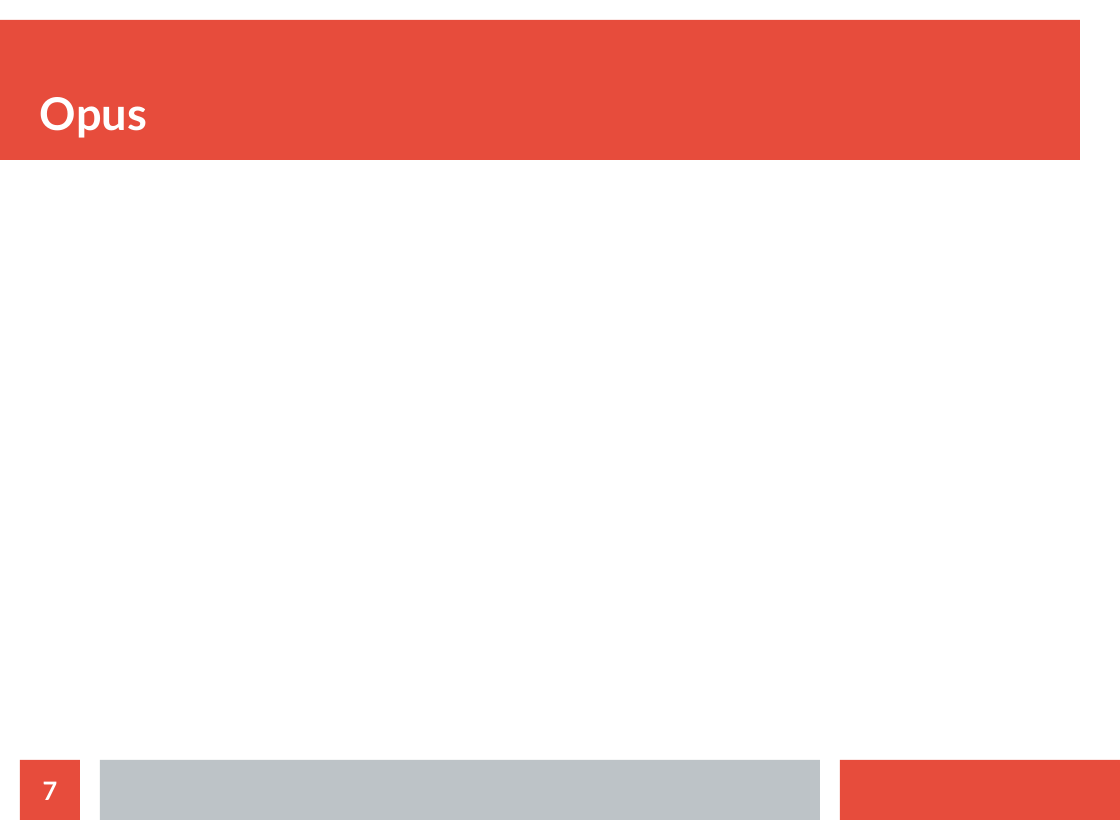
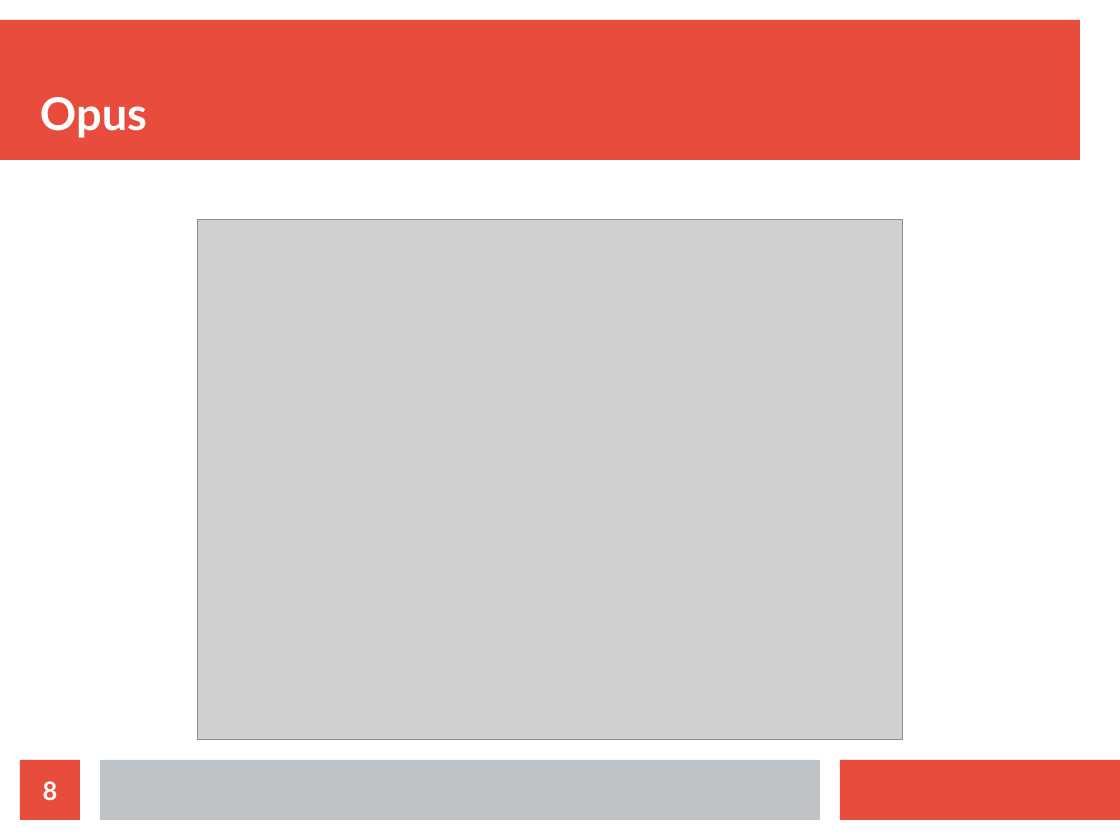
Before and after one commit to doe300/OHMComm, a slide deck: slide 8 of documents/OHMCommPres.odp (slide 7 before the commit). Drawn at 1120x840 pixels with LibreOffice and Linux fonts; fonts in the diff are those of the drawing; grey boxes stand for pictures. Boxes give left, top, right and bottom in pixels: in the first picture for what was removed or moved away, otherwise in the second. Text is boxed around its words. In the diff, an @@ line names an element or a change of style, - is before the commit and + after.

Commit message:
Updated Presentation
Added first thoughts of opus Presentation

```diff
--- a/documents/OHMCommPres.odp
+++ b/documents/OHMCommPres.odp
@@ picture added at [197, 221, 903, 741] @@
@@ page number at [43, 781, 58, 800]: text changed @@
-7
+8
```
Also in this commit, not shown: 1 other slide changed, 1 slide added.
